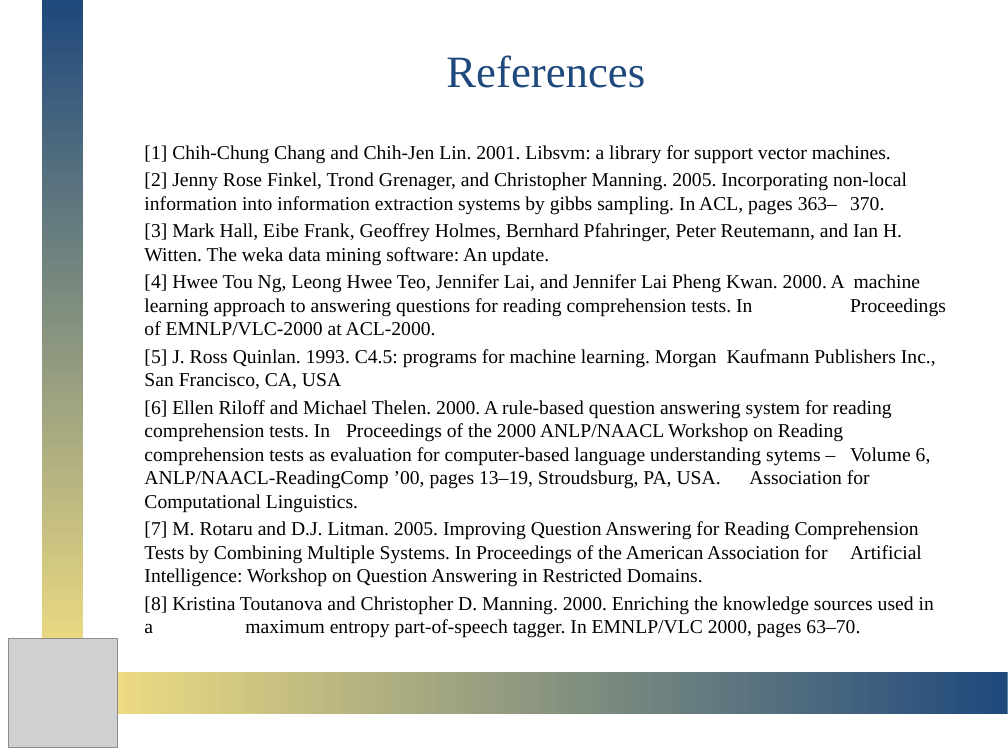
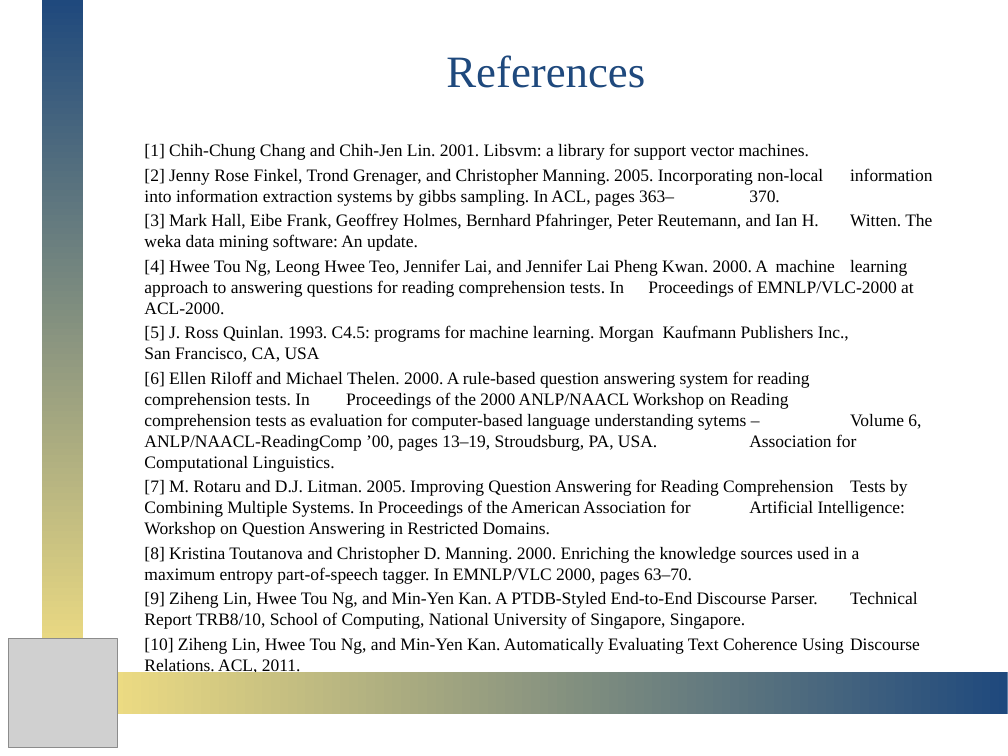
Before and after one commit to omgpotatoes/DEANQA, a slide deck: slide 13 of presentation/DeanQA.pptx (slide 7 before the commit). Drawn at 1008x756 pixels with LibreOffice and Linux fonts; fonts in the diff are those of the drawing; grey boxes stand for pictures. Boxes give left, top, right and bottom in pixels: in the first picture for what was removed or moved away, otherwise in the second. Text is boxed around its words. In the diff, an @@ line names an element or a change of style, - is before the commit and + after.

Commit message:
Added Yann's and Alex's Slides, updated the references and slides where Alex's stuff went, and added an introduction slide

```diff
--- a/presentation/DeanQA.pptx
+++ b/presentation/DeanQA.pptx
@@ text at <box>144,143,932,584</box>: size 14 to 12.5 pt in "[1] Chih-Chung Chang and Chih-Jen Lin. 2001. ...", "[2] Jenny Rose Finkel, Trond Grenager, and ...", "[3] Mark Hall, Eibe Frank, Geoffrey Holmes, ...", "[4] Hwee Tou Ng, Leong Hwee Teo, ..." and 4 more places @@
@@ text at <box>144,592,920,654</box>: paragraphs added @@
+[9] Ziheng Lin, Hwee Tou Ng, and Min-Yen Kan. A PTDB-Styled End-to-End Discourse Parser. Technical Report TRB8/10, School of Computing, National University of Singapore, Singapore.
+[10] Ziheng Lin, Hwee Tou Ng, and Min-Yen Kan. Automatically Evaluating Text Coherence Using Discourse Relations. ACL, 2011.
```
Also in this commit, not shown: 3 other slides changed, 6 slides added.
